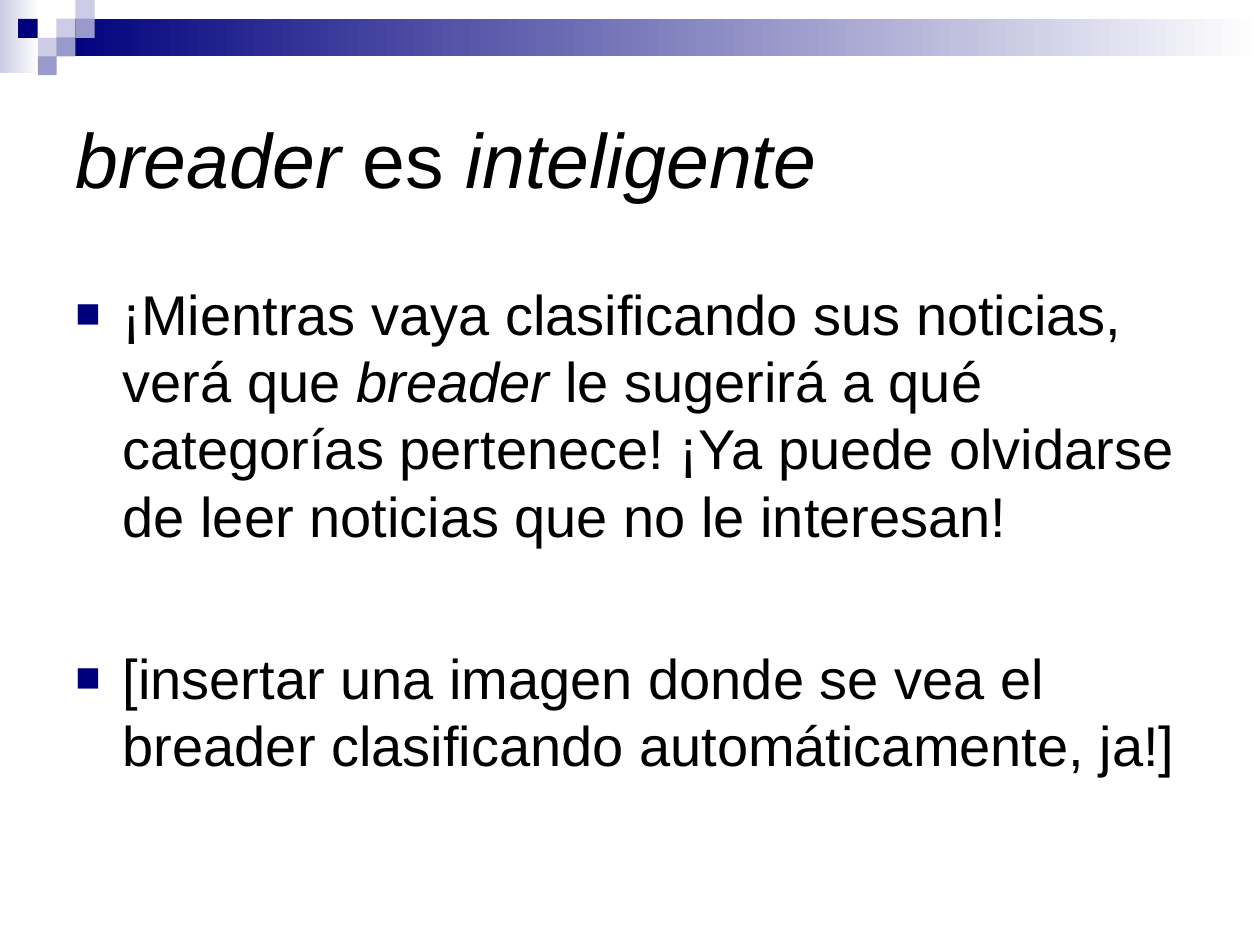
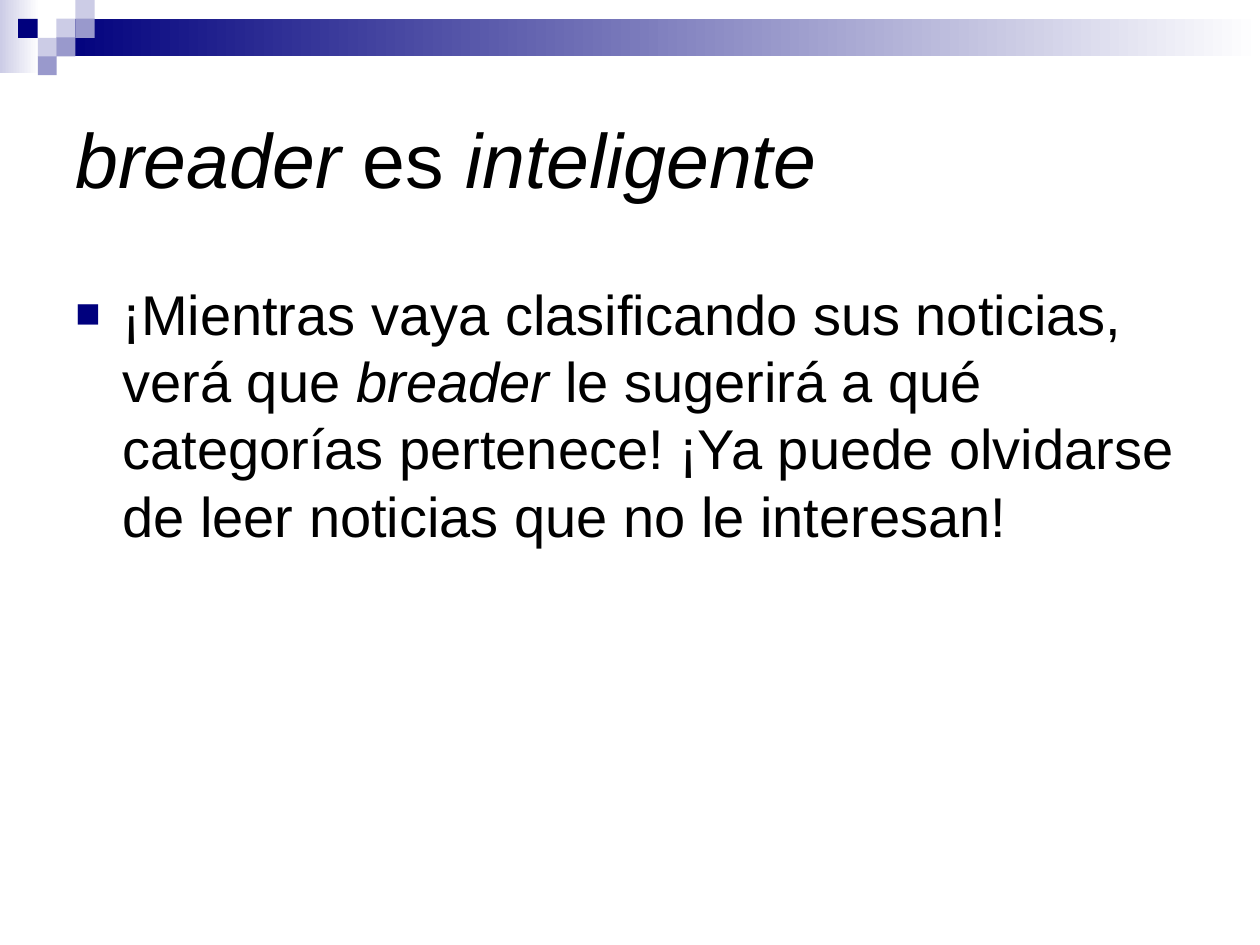
Before and after one commit to pablorusso/breader, a slide deck: slide 11 of disenio/presentacion.ppt. Drawn at 1260x945 pixels with LibreOffice and Linux fonts; fonts in the diff are those of the drawing. Boxes give left, top, right and bottom in pixels: in the first picture for what was removed or moved away, otherwise in the second. Text is boxed around its words. In the diff, an @@ line names an element or a change of style, - is before the commit and + after.

```diff
--- a/disenio/presentacion.ppt
+++ b/disenio/presentacion.ppt
@@ text "¡Mientras vaya clasificando sus noticias, ..." at [122, 294, 1173, 547]: indent changed @@
@@ text at [123, 658, 1175, 777]: paragraph removed @@
-■ [insertar una imagen donde se vea el breader clasificando automáticamente, ja!]
```
Also in this commit, not shown: 10 other slides changed.
